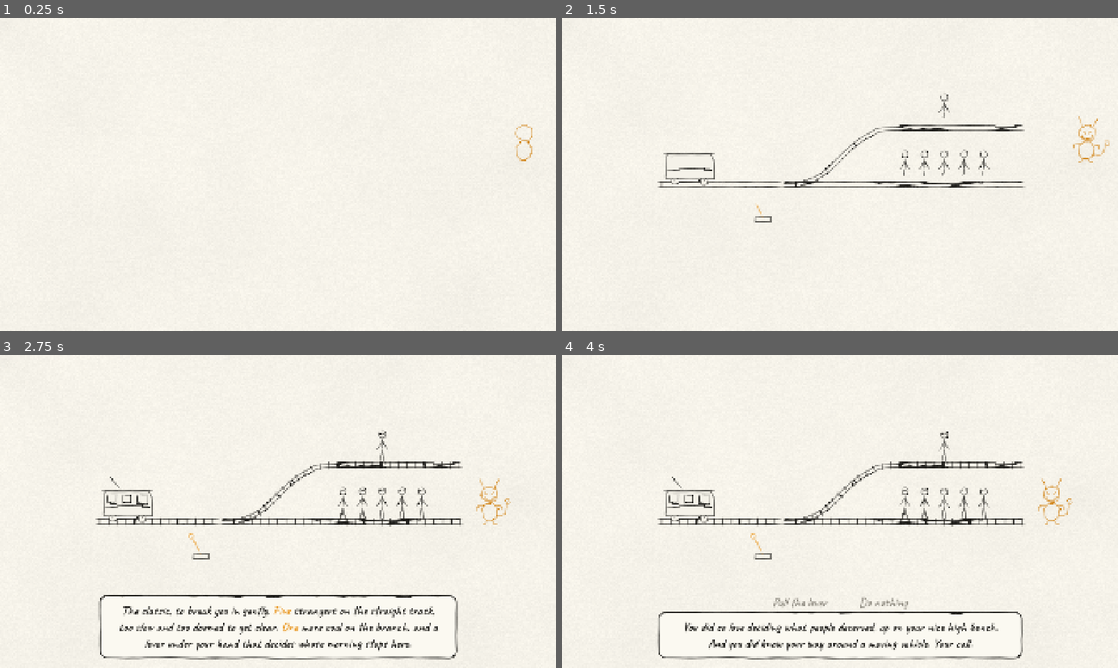
Above: before the commit, frames 1-4 (two rows, left to right).
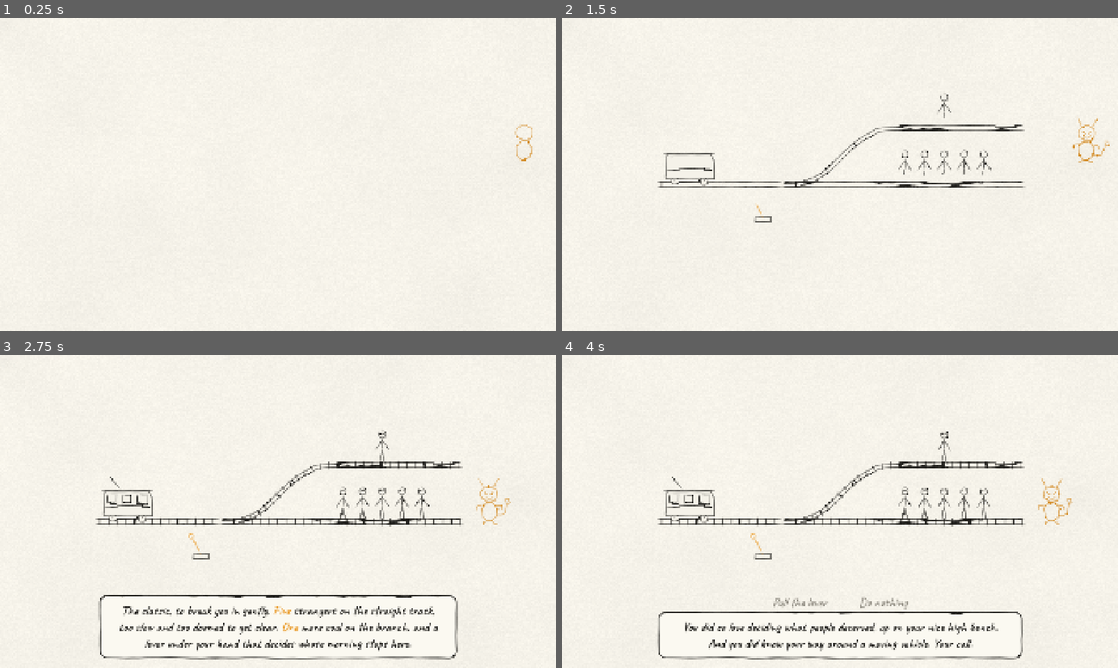
Above: after the commit, the same moments.

Repository: GoktugSugar/your_call
Game: Godot game, scene res://game/main.tscn
Two runs of this game, one before a commit and one after it. Both use one fixed random seed, a clock stepped at 60 frames per second and the inputs below.
Inputs (mouse positions are in pixels of both pictures, inside the frame that each line leads up to):
- Up to frame 1 (0.25 s): no input
- Up to frame 2 (1.5 s): tap Enter at 0.5 s; move the mouse to (962, 158) at 0.52 s; press the mouse at (962, 158) at 0.53 s; release the mouse at (962, 158) at 1.25 s; drag from (728, 190) to (812, 237) at 1.27 s
- Up to frame 3 (2.75 s): move the mouse to (333, 442) at 2.02 s; tap Alt at 2.1 s; click (333, 442) at 2.17 s
- Up to frame 4 (4 s): drag from (812, 574) to (673, 464) at 2.77 s; move the mouse to (1006, 558) at 3.52 s; press the mouse at (1006, 558) at 3.53 s

The runs differ from the first frame. In frame 1, less than 0.1% of the frame differs, in the area x 92-96%, y 34-46%; in frame 2, 0.3%, in the area x 60-99%, y 27-51%; in frame 3, 0.3%; in frame 4, 0.3%.

Commit message:
Step the imp's line jitter again and relax the souls' arms
His line boils in hand-drawn steps at 8 shapes a second while his body keeps its eased motion, without drift. The grin sits slightly lower. The stick figures' arms open to 36 degrees.

Co-Authored-By: Claude Opus 5.5 <noreply@anthropic.com>

Diff:
--- a/figures/figure_pose.gd
+++ b/figures/figure_pose.gd
@@ -12,13 +12,13 @@
 ## Tilt of the head on the spine. Positive tilts to the right.
 @export_range(-90.0, 90.0, 0.5) var head_tilt := 0.0
 ## Swing of the screen left arm away from hanging straight down. Positive swings it out to the side.
-@export_range(-180.0, 180.0, 0.5) var left_shoulder := 24.0
+@export_range(-180.0, 180.0, 0.5) var left_shoulder := 36.0
 ## Swing of the screen right arm away from hanging straight down. Positive swings it out to the side.
-@export_range(-180.0, 180.0, 0.5) var right_shoulder := 24.0
+@export_range(-180.0, 180.0, 0.5) var right_shoulder := 36.0
 ## Bend at the screen left elbow. Positive bends the forearm further out.
-@export_range(-170.0, 170.0, 0.5) var left_elbow := 12.0
+@export_range(-170.0, 170.0, 0.5) var left_elbow := -4.0
 ## Bend at the screen right elbow. Positive bends the forearm further out.
-@export_range(-170.0, 170.0, 0.5) var right_elbow := 12.0
+@export_range(-170.0, 170.0, 0.5) var right_elbow := -4.0
 ## Where the screen left foot is planted, relative to standing.
 @export var left_foot := Vector2.ZERO
 ## Where the screen right foot is planted, relative to standing.
--- a/figures/imp/imp.gd
+++ b/figures/imp/imp.gd
@@ -1,8 +1,8 @@
 class_name Imp
 extends Node2D
 ## The imp, who runs the game and narrates every word of it. He scribbles into being with a pop and
-## never quite keeps still: his line wavers, he drifts, his tail sways, and every few seconds he
-## fidgets. All of it is soft and eased, never snapping. He nods and gestures while he talks, and hops
+## never quite keeps still: his line jitters like boiling ink, his tail sways, and every few seconds he
+## fidgets. His body moves softly and eased, never snapping. He nods and gestures while he talks, and hops
 ## to a fresh spot for each new dialogue box. He keeps to the side wings and never stands on the stage.
 ## His origin is the ground between his feet.
 
@@ -47,14 +47,14 @@
 @export_range(0.1, 10.0, 0.05) var tail_period := 1.9
 
 @export_group("Jitter")
-## How many of his line's shapes he wavers through a second. His line melts from one shape to the next.
-@export_range(0.0, 12.0, 0.05) var jitter_rate := 2.5
-## How far he drifts off his spot, in pixels.
-@export_range(0.0, 6.0, 0.05) var drift := 1.2
+## How many times a second his line jumps to its next shape. The page boils at 5; he is a little livelier.
+@export_range(0.0, 24.0, 0.05) var jitter_rate := 8.0
+## How far he drifts off his spot, in pixels. Zero keeps him planted.
+@export_range(0.0, 6.0, 0.05) var drift := 0.0
 ## How quickly he drifts, in wanders a second.
 @export_range(0.0, 6.0, 0.05) var drift_rate := 1.1
 ## How far his head wavers on its own, in degrees.
-@export_range(0.0, 10.0, 0.1) var head_waver := 2.0
+@export_range(0.0, 10.0, 0.1) var head_waver := 0.0
 
 @export_group("Fidgets")
 ## Shortest and longest pause between fidgets, in seconds.
--- a/figures/imp/imp_drawing.gd
+++ b/figures/imp/imp_drawing.gd
@@ -40,11 +40,15 @@
 	set(value):
 		tail_swing = value
 		queue_redraw()
-## Where his line is in its wavering, in shapes: between two whole numbers his line melts from one
-## shape to the next. [Imp] moves it along smoothly.
+## Where his line is in its jitter, counted in shapes. [Imp] moves it along.
 @export var jitter_phase := 0.0:
 	set(value):
 		jitter_phase = value
+		queue_redraw()
+## Off, his line jumps from shape to shape like hand-drawn ink. On, it melts smoothly between them.
+@export var smooth_jitter := false:
+	set(value):
+		smooth_jitter = value
 		queue_redraw()
 ## Palette role of his ink.
 @export var tint_role: StringName = &"imp":
@@ -80,16 +84,16 @@
 const _HOODED_RIGHT_EYE := [Vector2(4.0, -103.0), Vector2(17.0, -104.5)]
 const _GLARE_LEFT_EYE := [Vector2(-17.5, -112.5), Vector2(-4.0, -100.5)]
 const _GLARE_RIGHT_EYE := [Vector2(17.5, -112.5), Vector2(4.0, -100.5)]
-const _GRIN := [Vector2(-18.9, -94.5), Vector2(-13.0, -86.0), Vector2(0.0, -81.0), Vector2(13.0, -86.0), Vector2(18.9, -94.5)]
-const _SMIRK := [Vector2(-14.0, -88.5), Vector2(0.0, -85.5), Vector2(12.0, -88.0), Vector2(19.0, -96.0)]
-const _FROWN := [Vector2(-15.0, -84.0), Vector2(0.0, -89.0), Vector2(15.0, -84.0)]
+const _GRIN := [Vector2(-13.0, -94.5), Vector2(-8.0, -88.5), Vector2(0.0, -86.0), Vector2(8.0, -88.5), Vector2(13.0, -94.5)]
+const _SMIRK := [Vector2(-10.0, -89.5), Vector2(0.0, -87.5), Vector2(9.0, -89.5), Vector2(14.0, -95.5)]
+const _FROWN := [Vector2(-11.0, -86.5), Vector2(0.0, -90.5), Vector2(11.0, -86.5)]
 const _SURPRISED_EYES := [Vector2(-10.0, -105.0), Vector2(10.0, -105.0)]
 const _SURPRISED_EYE_RADIUS := 5.0
 ## His eyes are bold marks, heavier than the rest of him, so they read at any size. His grin is finer.
 const _EYE_WIDTH := 1.35
 const _GLARE_EYE_WIDTH := 1.45
-const _MOUTH_WIDTH := 0.75
-const _SURPRISED_MOUTH := Vector2(0.0, -88.0)
+const _MOUTH_WIDTH := 0.95
+const _SURPRISED_MOUTH := Vector2(0.0, -88.5)
 const _SURPRISED_MOUTH_RADII := Vector2(5.0, 6.5)
 
 
@@ -98,7 +102,8 @@
 
 
 func _variant() -> float:
-	return fposmod(jitter_phase, float(maxi(style_override.boil_variants if style_override != null else 1, 1)))
+	var phase := fposmod(jitter_phase, float(maxi(style_override.boil_variants if style_override != null else 1, 1)))
+	return phase if smooth_jitter else floorf(phase)
 
 
 func _build_lines(style: InkStyle, palette: InkPalette) -> Array[InkLine]:
--- a/figures/imp/imp_ink_style.tres
+++ b/figures/imp/imp_ink_style.tres
@@ -5,7 +5,7 @@
 [resource]
 script = ExtResource("1_style")
 boil_variants = 4
-boil_amplitude = 1.1
+boil_amplitude = 1.25
 boil_wavelength = 16.0
 wobble_amplitude = 1.4
 wobble_wavelength = 40.0
--- a/figures/stick_figure.gd
+++ b/figures/stick_figure.gd
@@ -38,12 +38,12 @@
 		head_radius = value
 		queue_redraw()
 ## Shoulder to elbow.
-@export_range(5.0, 100.0, 0.5) var upper_arm_length := 19.0:
+@export_range(5.0, 100.0, 0.5) var upper_arm_length := 21.0:
 	set(value):
 		upper_arm_length = value
 		queue_redraw()
 ## Elbow to hand.
-@export_range(5.0, 100.0, 0.5) var forearm_length := 18.0:
+@export_range(5.0, 100.0, 0.5) var forearm_length := 20.0:
 	set(value):
 		forearm_length = value
 		queue_redraw()
Not shown, changed: docs/DECISIONS.md
